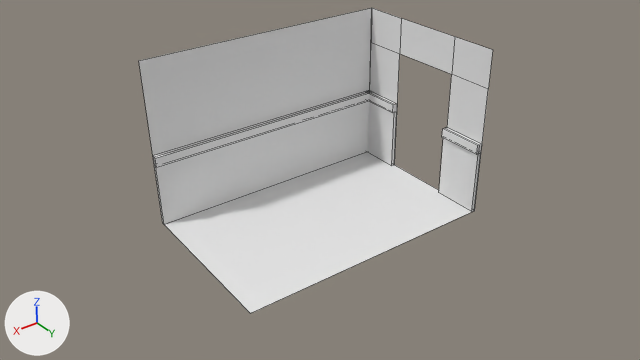
One commit to the Blender file Assets/models/floor_2/bathroom_e/bathroom_e.blend: the scene before it, then after it.
Both versions are drawn from the file's camera 'Camera'. Lighting does not change. The marker at lower left points along +X, +Y and +Z. Mesh edges are drawn as thin lines.

The scene before the commit, as lines of its bpy script (objects in view):
```python
ob_floor = bpy.data.objects.new('floor', me_cube)
ob_floor.location = (0.0, 0.0, 4.5)
ob_floor.scale = (7.0, 4.5, 4.5)
ob_wall_n = bpy.data.objects.new('wall_n', me_cube_005)
ob_wall_n.location = (0.0, 0.0, 4.5)
ob_wall_n.scale = (7.0, 4.5, 4.5)
ob_wood_wall = bpy.data.objects.new('wood_wall', me_cube_006)
ob_wood_wall.location = (0.0, -4.4, 2.0)
ob_wood_wall.scale = (7.0, 0.1, 2.0)
ob_wood_wall_002 = bpy.data.objects.new('wood_wall.002', me_cube_008)
ob_wood_wall_002.location = (6.91, 0.0, 2.0)
ob_wood_wall_002.rotation_euler = (0.0, 0.0, 1.571)  # degrees (0, 0, 90)
ob_wood_wall_002.scale = (4.5, 0.1, 2.0)
ob_wood_wall_003 = bpy.data.objects.new('wood_wall.003', me_cube_009)
ob_wood_wall_003.location = (-6.88, 0.0, 2.0)
ob_wood_wall_003.rotation_euler = (0.0, 0.0, -1.571)  # degrees (0, 0, -90)
ob_wood_wall_003.scale = (4.5, 0.1, 2.0)
# also in view: 'wall_e' at (0.0, -4.5, 4.5); 'wall_s' at (-7.0, 0.0, 4.5)
```
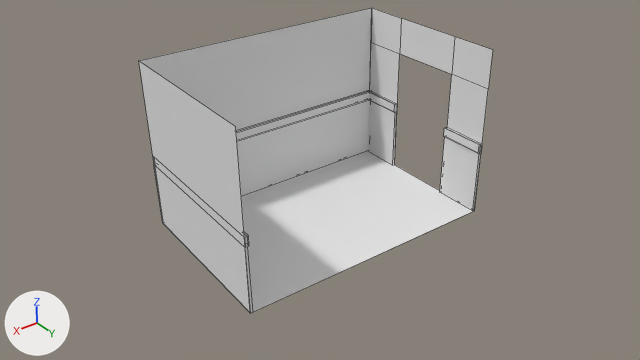
The edits, one by one:
Object 'wood_wall' (ob_wood_wall) is rescaled from (7.0, 0.1, 2.0) to (7.0, 0.0635, 2.0).
Object 'wood_wall.003' (ob_wood_wall_003) moves from (-6.88, 0.0, 2.0) to (-6.93, 0.0, 2.0).
Object 'wood_wall.003' (ob_wood_wall_003) is rescaled from (4.5, 0.1, 2.0) to (4.5, 0.0635, 2.0).
Object 'wood_wall.002' (ob_wood_wall_002) moves from (6.91, 0.0, 2.0) to (6.93, 0.0, 2.0).
Object 'wood_wall.002' (ob_wood_wall_002) is now shown.
Object 'wood_wall.002' (ob_wood_wall_002) is rescaled from (4.5, 0.1, 2.0) to (4.5, 0.0635, 2.0).
Object 'wall_n' (ob_wall_n) is now shown.

Changed parts and their boxes (x1, y1, x2, y2) in the pictures (640 x 360 px):
'wall_n', shown: after (139, 61, 250, 312)
'wood_wall', rescaled: before (153, 90, 372, 225); after (153, 90, 371, 224)
'wood_wall.003', moved, rescaled: before (367, 92, 482, 212); after (368, 91, 482, 211)
'wood_wall.002', shown: after (244, 232, 253, 313)
